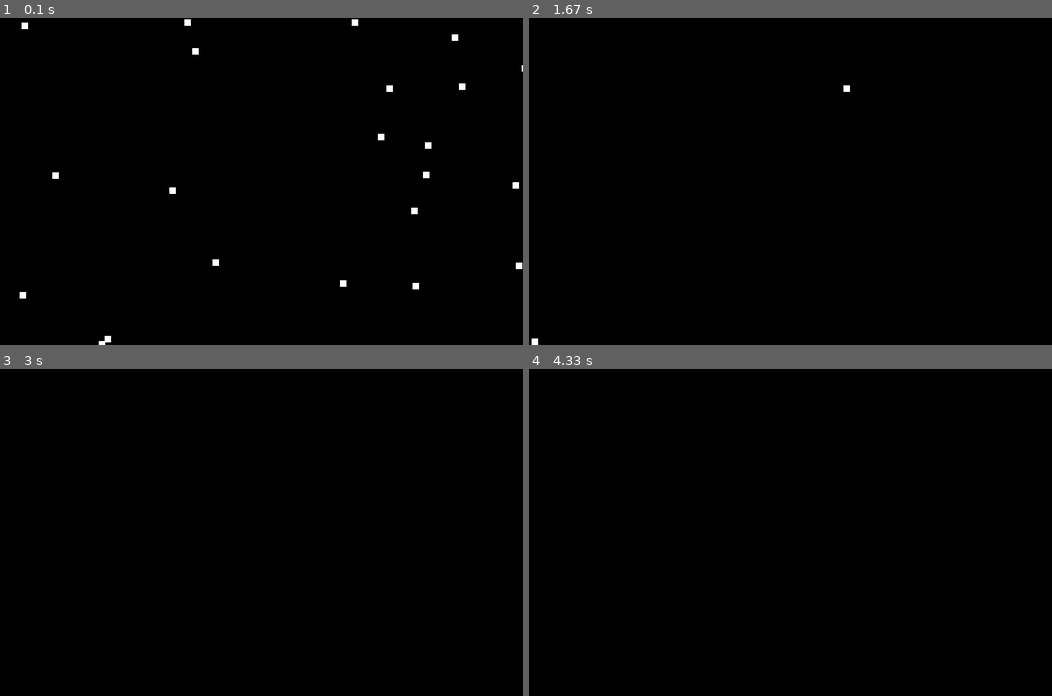
Above: before the commit, frames 1-4 (two rows, left to right).
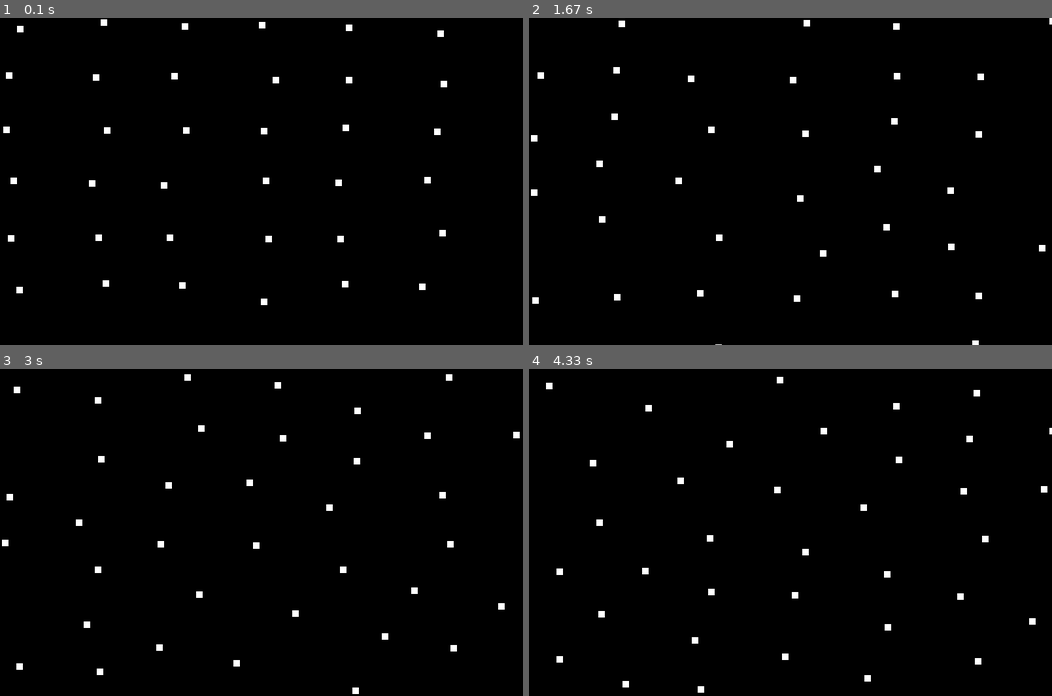
Above: after the commit, the same moments.

Repository: john9francis/molecular-dynamics
Game: pygame game, started from pygame_main.py
The game is run twice, just before and just after one commit, with the same random seed, the same clock (stepped at 60 frames per second) and the same inputs.
Inputs:
- Up to frame 1 (0.1 s): no input
- Up to frame 2 (1.67 s): no input
- Up to frame 3 (3 s): no input
- Up to frame 4 (4.33 s): no input

The runs differ from the first frame. In frame 1, 1.4% of the frame differs, in the area x 0-100%, y 0-100%; in frame 2, 0.9%; in frame 3, 0.9%; in frame 4, 0.9%.

Commit message:
Added a 'pad_edges' function and chose some optimal values for offset and padding

Diff:
--- a/particle_world.py
+++ b/particle_world.py
@@ -6,7 +6,7 @@
   Creates a world with periodic boundary conditions
   '''
 
-  def __init__(self, n_particles=25, random_displacement=.5) -> None:
+  def __init__(self, n_particles=25, random_displacement=.1, padding=0.1) -> None:
     self.n_particles = int(n_particles ** .5) ** 2
 
     # width and height will be defined in self.create_lattice
@@ -16,8 +16,11 @@
     # self.lattice = self.create_random_lattice()
     self.lattice = self.create_random_lattice(random_displacement)
 
-    self.v0 = 1
-    self.dt = .0005
+    # pad the edges
+    self.pad_edges(padding)
+
+    self.v0 = 0
+    self.dt = .001
 
     self.velocities = np.empty_like(self.lattice)
     self.velocities = self.create_random_velocities(self.v0, self.velocities)
@@ -28,6 +31,17 @@
     #print(self.velocities)
 
 
+  def pad_edges(self, padding=1):
+    '''
+    shift the lattice, and shift the width and height
+    '''
+    offset = padding
+
+    self.width += offset * 2
+    self.height += offset * 2
+
+    self.lattice += offset
+
 
   def create_lattice(self) -> np.ndarray:
     '''
@@ -38,8 +52,8 @@
     a1 = 1.07457 * np.array([1, 0])
     a2 = 1.07457 * np.array([.5, .8660254])
 
-    a1 = np.array([.9, 0])
-    a2 = np.array([0, .9])
+    a1 = np.array([1, 0])
+    a2 = np.array([0, 1])
 
     new_lattice = np.array([])
 
--- a/pygame_main.py
+++ b/pygame_main.py
@@ -7,7 +7,7 @@
 def main():
 
   # set up our own stuff
-  p_world = ParticleWorld(36, random_displacement=.2)
+  p_world = ParticleWorld(36)
   #p_world.plot_lattice()
 
   # Initialize Pygame
